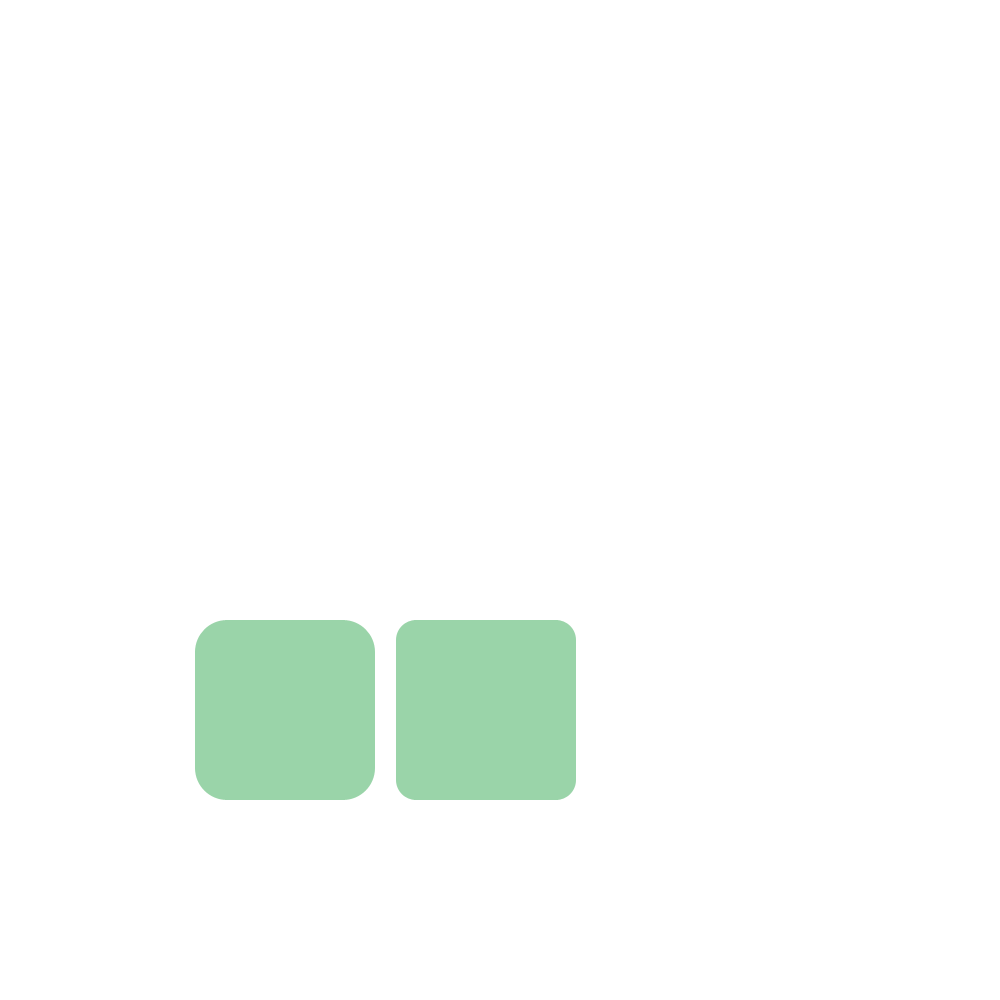
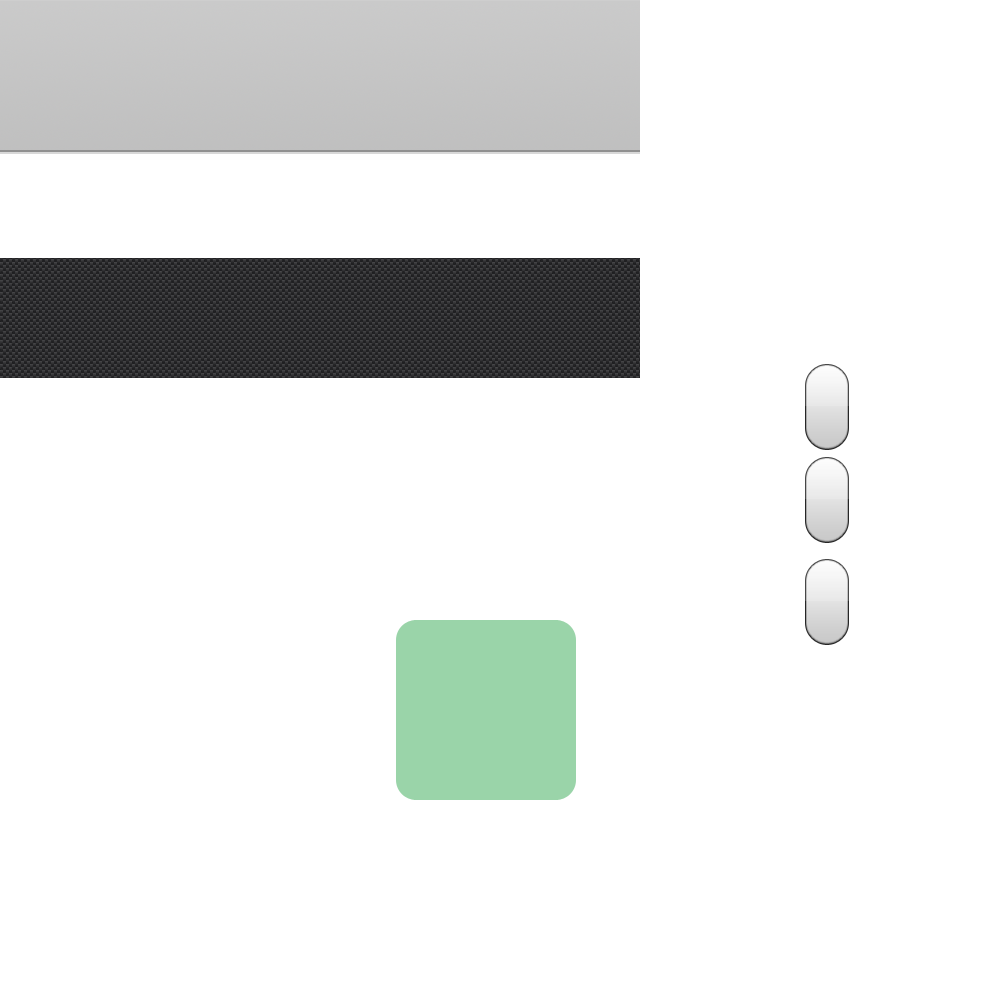
Comparing the layer stacks of the two 1000×1000 images. Changes:
showed group "Based on Cell Background" (3 layers) over [0, 0, 640, 154]
showed group "Trend Background" (1 layers) over [0, 258, 640, 378]
showed group "Trend Button Mint Green" (2 layers) over [805, 559, 849, 645]
showed group "Trend Button Green" (2 layers) over [805, 457, 849, 543]
showed group "Trend Button Blue" (2 layers) over [805, 364, 849, 450]
removed layer "Image Well" (1st of 4, in "Image Well 2") from group "Image Well 2" over [195, 620, 375, 800]
